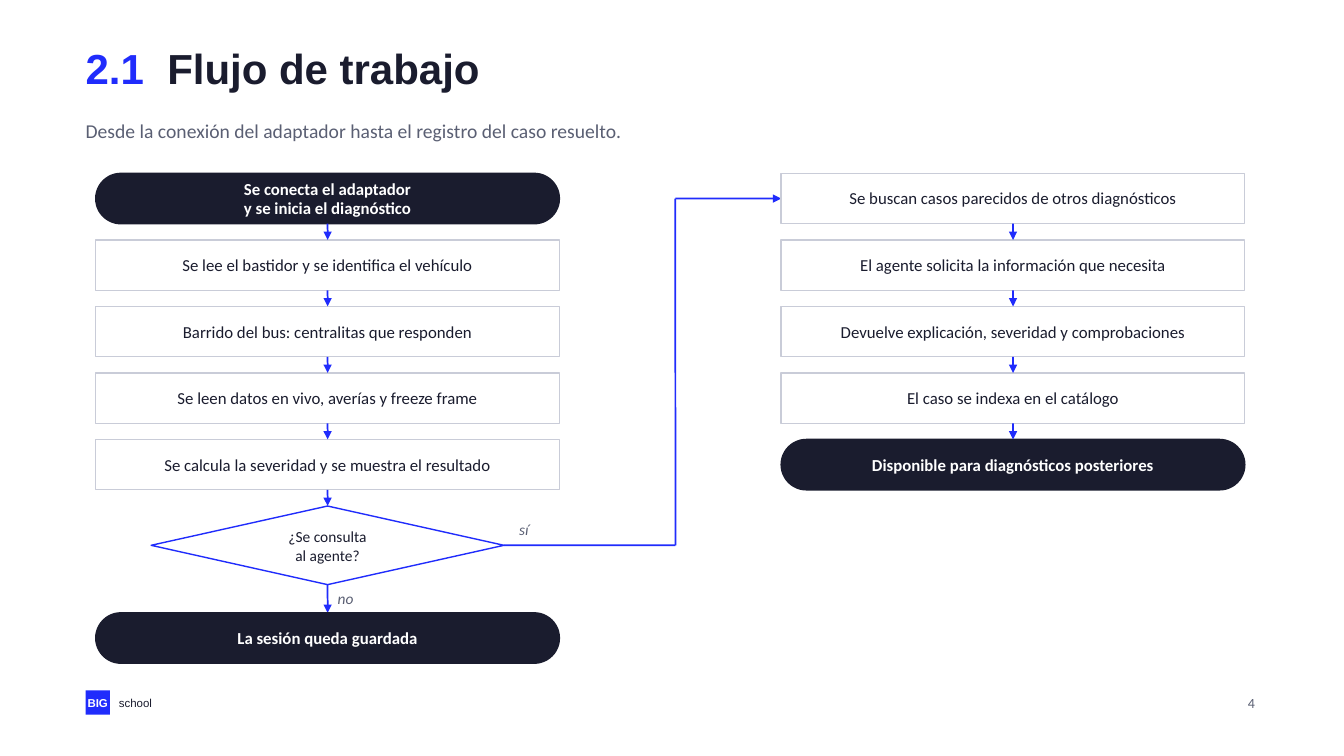
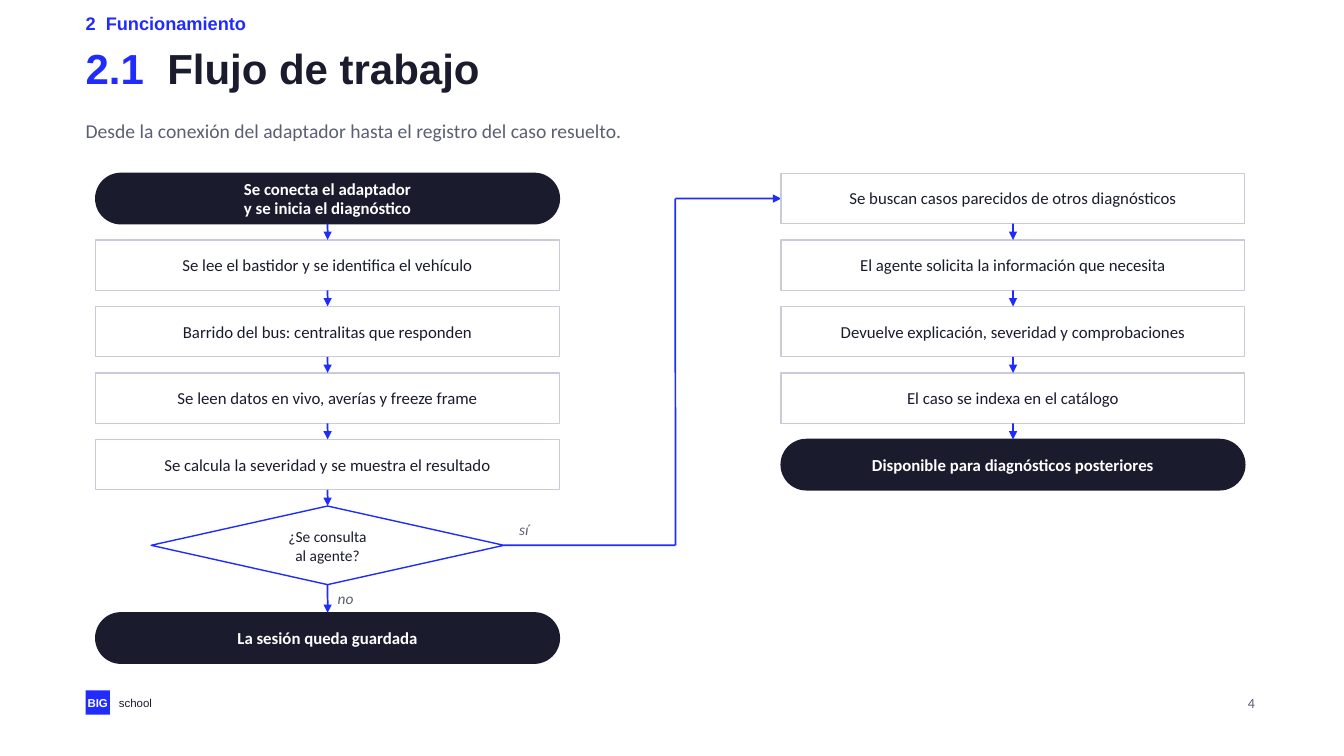
Before and after one commit to NovilloQuinta/intelligent-automotive-diagnostics, a slide deck: slide 4 of docs/presentacion/tfm-intelligent-automotive-diagnostics.pptx. Drawn at 1344x756 pixels with LibreOffice and Linux fonts; fonts in the diff are those of the drawing. Boxes give left, top, right and bottom in pixels: in the first picture for what was removed or moved away, otherwise in the second. Text is boxed around its words. In the diff, an @@ line names an element or a change of style, - is before the commit and + after.

```diff
--- a/docs/presentacion/tfm-intelligent-automotive-diagnostics.pptx
+++ b/docs/presentacion/tfm-intelligent-automotive-diagnostics.pptx
@@ text added at (x1=86, y1=16, x2=246, y2=30), 13 pt, text #202CFC, bold @@
+2 Funcionamiento
```
Also in this commit, not shown: 6 other slides changed, 3 other files.
